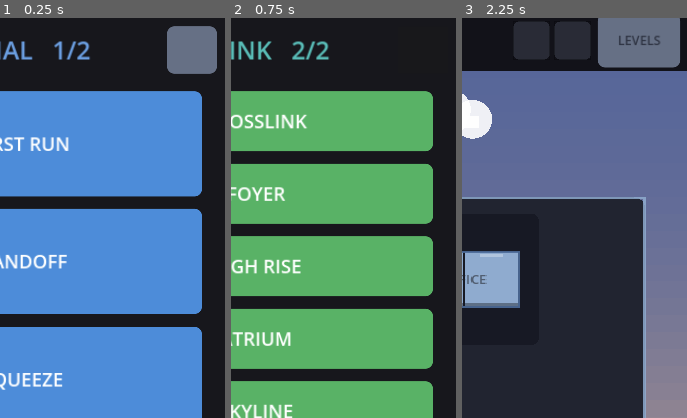
Above: before the commit, frames 1-3 (left to right).
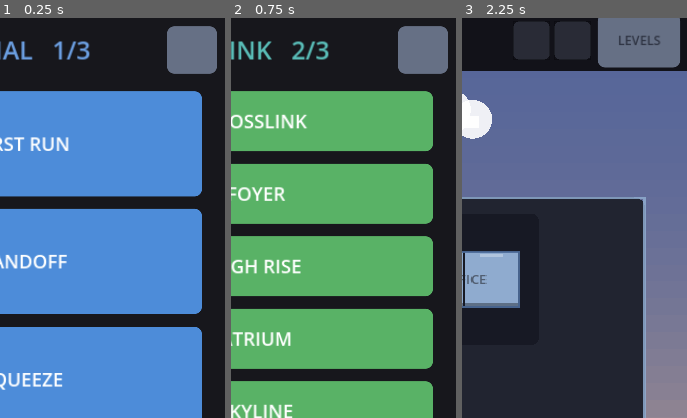
Above: after the commit, the same moments.

Repository: AlexEltonPym/elevator_game
Game: Godot game, scene res://scenes/v5_select.tscn
The game is run twice, just before and just after one commit, with the same random seed, the same clock (stepped at 60 frames per second) and the same inputs.
Inputs (mouse positions are % of the whole screen's width and height, from its top left):
- Up to frame 1 (0.25 s): no input
- Up to frame 2 (0.75 s): click (92, 5) at 0.52 s
- Up to frame 3 (2.25 s): click (8, 5) at 1.27 s; click "T-1 FIRST RUN" at 2 s
The pictures show only the part of the screen within x 50-100%, y 1-51%; the shares and areas given below are measured in that part.

The runs differ from the first frame. In frame 1, 0.1% of the frame differs, in the area x 34-40%, y 6-11%; in frame 2, 2.7%, in the area x 37-97%, y 2-14%; in frame 3, nothing differs.

Commit message:
New SKYSCRAPER world for the big hard levels; move XL11 into it
11 crosslink levels overflowed the select page (tile height bottoms out at 96px).
Added a third world SKYSCRAPER (orange accent, red tiles) for the big deep
gauntlet levels and moved XL11 there. Pager now TUTORIAL / CROSSLINK / SKYSCRAPER.

Co-Authored-By: Claude Opus 4.8 <noreply@anthropic.com>

Diff:
--- a/scripts/v5/levels5.gd
+++ b/scripts/v5/levels5.gd
@@ -162,7 +162,7 @@
 ##   LEARN     — forgiving tutorial ramp, one concept per level
 ##   MECHANICS — thesis levels that prove/feature one mechanic
 ##   GENERIC   — middleground optimization: many legal plans, only some good
-const WORLDS := ["TUTORIAL", "CROSSLINK"]
+const WORLDS := ["TUTORIAL", "CROSSLINK", "SKYSCRAPER"]
 
 const LEVELS := [
 	# ===================== TUTORIAL =====================
@@ -631,7 +631,7 @@
 		"sols": [[[[7, 7], [7, 6], [6, 6], [5, 6], [4, 6], [4, 7]], [[7, 7], [8, 7], [8, 6], [8, 5], [8, 4], [8, 3], [7, 3]], …(900 unchanged characters)…
 	},
 	{
-		"id": "XL11", "world": "CROSSLINK", "name": "The Gauntlet", "thesis": "", "intro": "",
+		"id": "XL11", "world": "SKYSCRAPER", "name": "The Gauntlet", "thesis": "", "intro": "",
 		"cols": 9, "rows": 12, "blocked": [],
 		"overlaps": [
 			{"cells": [Vector2i(0, 0), Vector2i(0, 1), Vector2i(0, 2), Vector2i(0, 5), Vector2i(0, 6), Vector2i(0, 7), Vector2i( …(1037 unchanged characters)…
--- a/scripts/v5/select5.gd
+++ b/scripts/v5/select5.gd
@@ -10,11 +10,12 @@
 const WORLD_COL := {
 	"TUTORIAL": Color(0.42, 0.62, 0.88),
 	"CROSSLINK": Color(0.35, 0.74, 0.72),
+	"SKYSCRAPER": Color(0.92, 0.6, 0.35),
 }
 
 const StarBar5 := preload("res://scripts/v5/starbar5.gd")
 const Ui5 := preload("res://scripts/v5/ui5.gd")
-const WORLD_KCOL := {"TUTORIAL": "Blue", "CROSSLINK": "Green"}
+const WORLD_KCOL := {"TUTORIAL": "Blue", "CROSSLINK": "Green", "SKYSCRAPER": "Red"}
 
 var page := 0 # index into Levels5.WORLDS
 var _hovered := -1  # LEVELS index currently moused-over (for the 1-4 tier shortcut)
